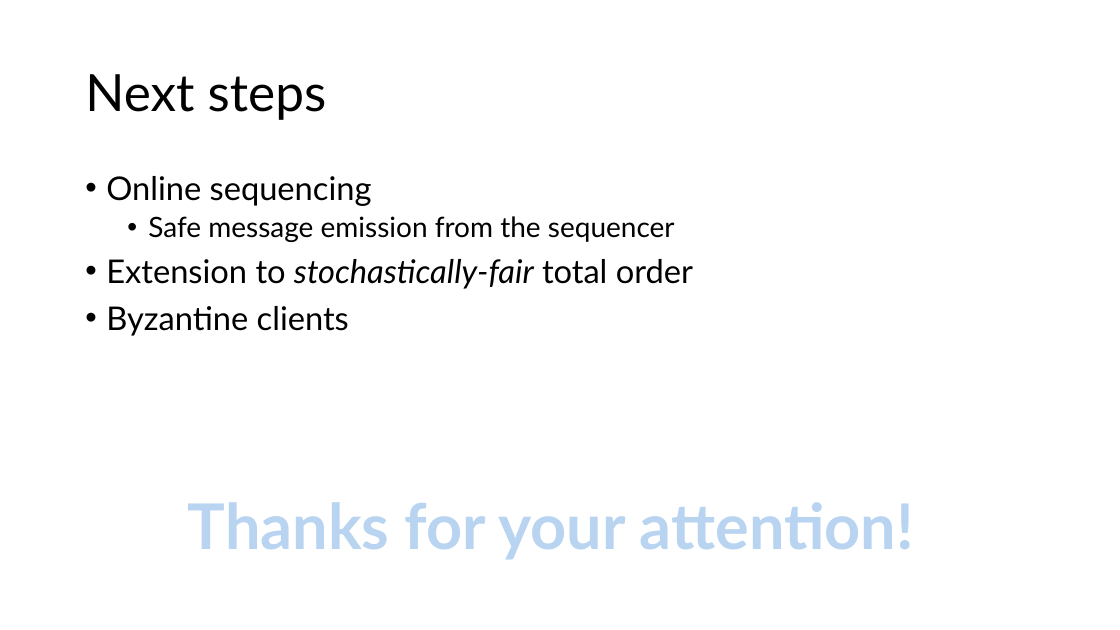
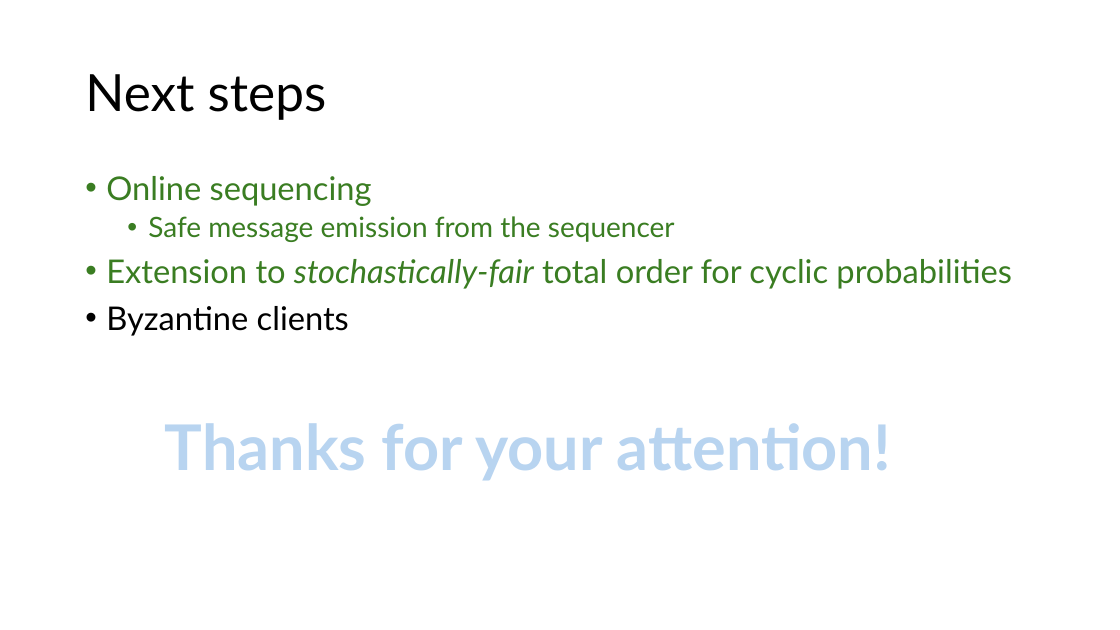
Before and after one commit to HaseebLUMS/Onyx-Presentation, a slide deck: slide 32 of tommy_hotnets_v2.pptx (slide 41 before the commit). Drawn at 1120x630 pixels with LibreOffice and Linux fonts; fonts in the diff are those of the drawing. Boxes give left, top, right and bottom in pixels: in the first picture for what was removed or moved away, otherwise in the second. Text is boxed around its words. In the diff, an @@ line names an element or a change of style, - is before the commit and + after.

Commit message:
updated

```diff
--- a/tommy_hotnets_v2.pptx
+++ b/tommy_hotnets_v2.pptx
@@ text at bbox=[106, 176, 675, 242]: text colour #000000 to #3B7D23 in "Online sequencing", "Safe message emission from the sequencer" @@
@@ text at bbox=[106, 259, 1012, 289]: text changed; text colour #000000 to #3B7D23 @@
-• Extension to stochastically-fair total order
+• Extension to stochastically-fair total order for cyclic probabilities
@@ text "Thanks for your attention!": place and size @@
-text "Thanks for your attention!" at bbox=[188, 502, 914, 559]
+text "Thanks for your attention!" at bbox=[165, 423, 891, 480]
```
Also in this commit, not shown: 3 other slides changed, 3 slides added, 12 slides removed.
